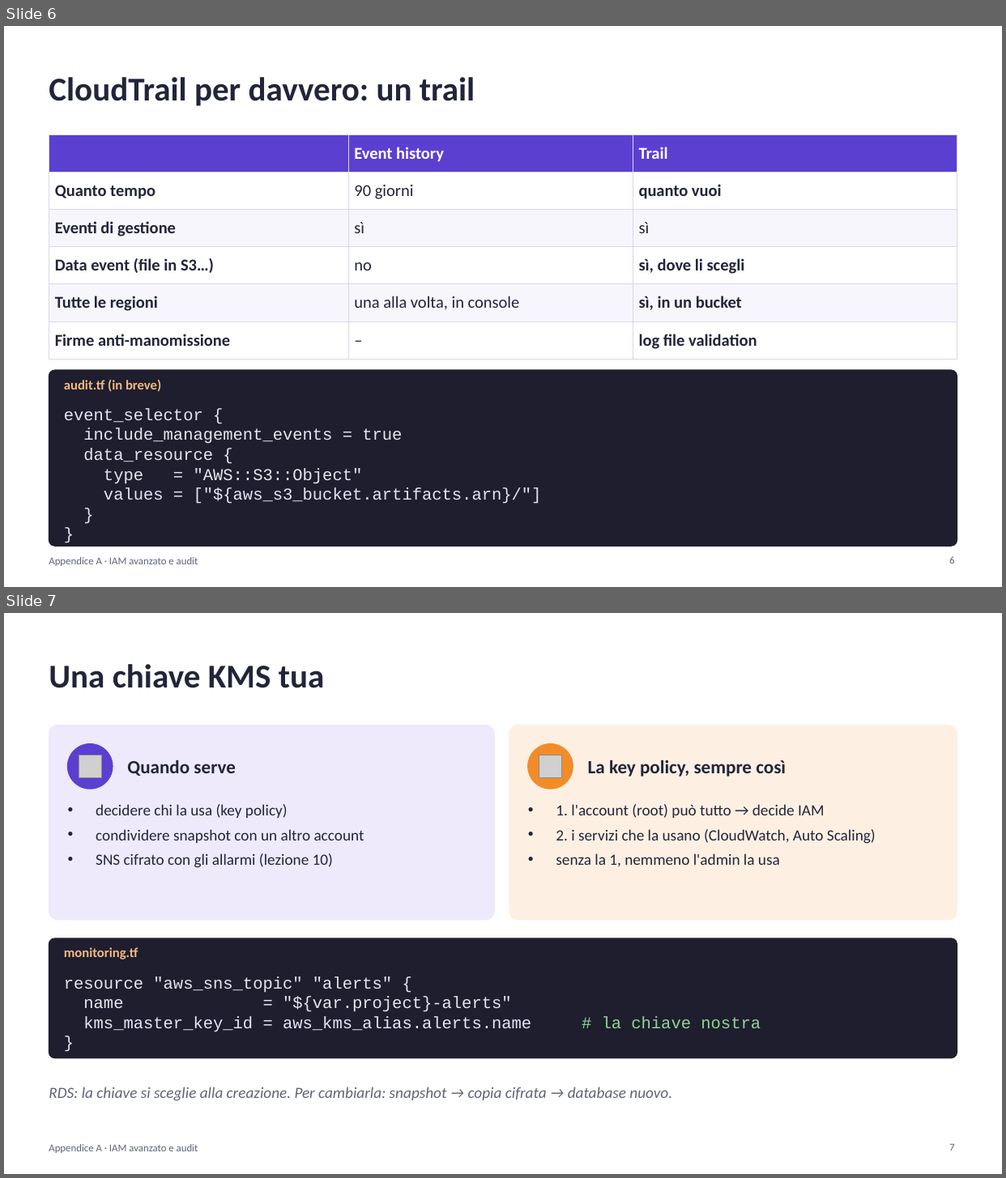
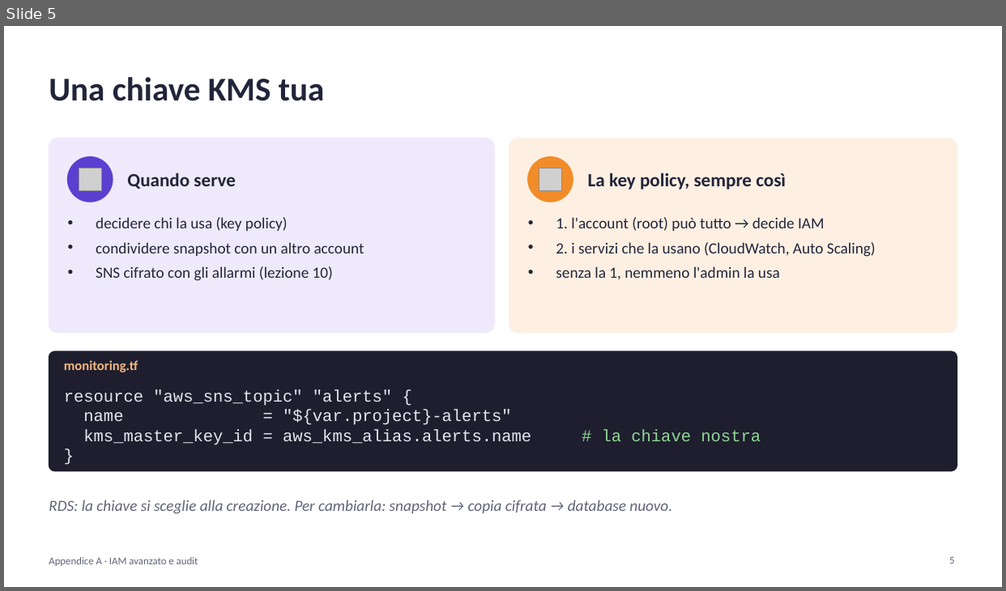
Before and after one commit to cereZ23/aws, a slide deck: slide/slide-A-iam-audit.pptx. Shown one above the other, each under a label of ours: slides 6 and 7 before the commit, slide 5 after it. The pictures are 1006x1178 and 1006x591 pixels, drawn with LibreOffice and Linux fonts; fonts in the diff are those of the drawing; grey boxes stand for pictures. Boxes give left, top, right and bottom in pixels: in the first picture for what was removed or moved away, otherwise in the second. Text is boxed around its words. In the diff, an @@ line names an element or a change of style, - is before the commit and + after.

Commit message:
Lezione 12: CloudTrail, chi ha fatto cosa; GuardDuty diventa la 13; appendice alleggerita

```diff
--- a/slide/slide-A-iam-audit.pptx
+++ b/slide/slide-A-iam-audit.pptx
@@ slide 6 removed at [4,26,1002,587], background #FFFFFF @@
@@ text removed at [49,77,475,106] @@
-CloudTrail per davvero: un trail
@@ table removed at [49,135,957,352], 6 rows, 3 columns @@
- | Event history | Trail
-Quanto tempo | 90 giorni | quanto vuoi
-Eventi di gestione | sì | sì
-Data event (file in S3…) | no | sì, dove li scegli
-Tutte le regioni | una alla volta, in console | sì, in un bucket
-Firme anti-manomissione | – | log file validation
@@ rounded rectangle removed at [49,370,957,546] @@
@@ text removed at [64,380,161,392] @@
-audit.tf (in breve)
@@ text removed at [64,408,542,504] @@
-event_selector {
-include_management_events = true
-data_resource {
-type = "AWS::S3::Object"
-values = ["${aws_s3_bucket.artifacts.arn}/"]
-}
-}
@@ text removed at [49,557,198,566] @@
-Appendice A · IAM avanzato e audit
@@ page number removed at [949,557,954,564] @@
-6
@@ what was slide 7 is now slide 5 @@
@@ page number at [949,557,954,564]: text changed @@
-7
+5
```
Also in this commit, not shown: 3 slides changed, 1 other slide removed, 9 other files.
